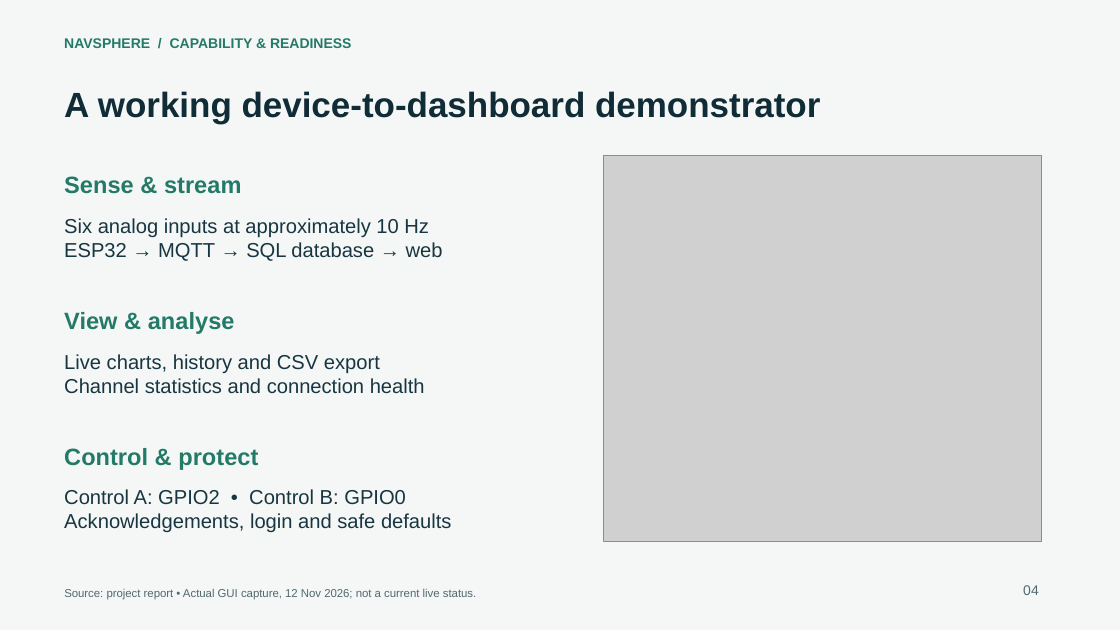
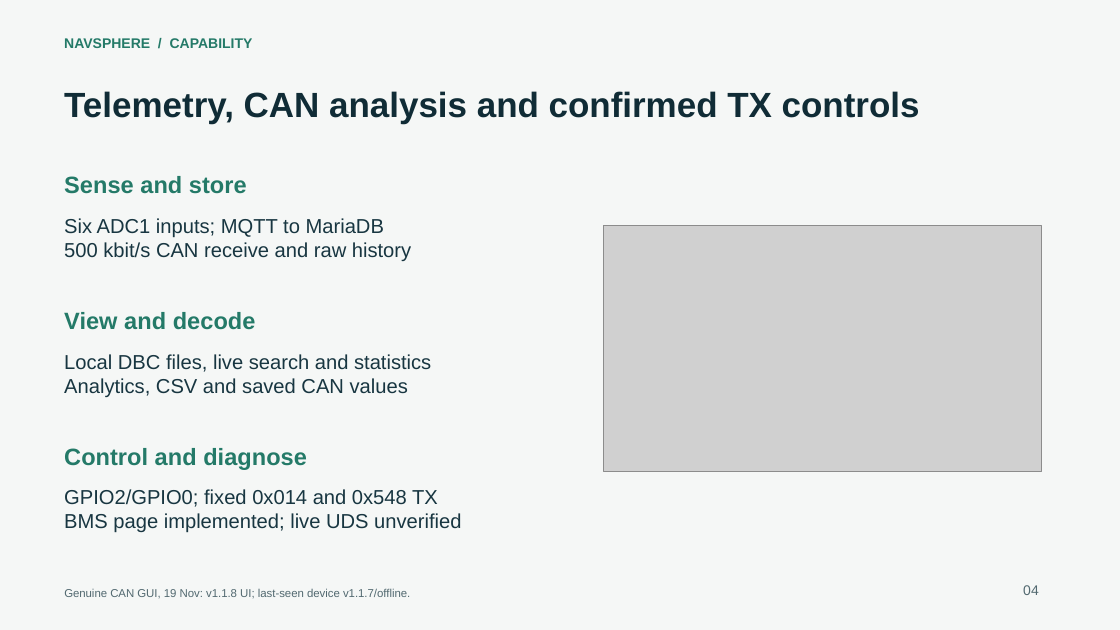
Before and after one commit to Charanmakkar/esp32_telematics-compelete_solution, a slide deck: slide 4 of output/reports/NavSphere_Stakeholder_Presentation.pptx. Drawn at 1120x630 pixels with LibreOffice and Linux fonts; fonts in the diff are those of the drawing; grey boxes stand for pictures. Boxes give left, top, right and bottom in pixels: in the first picture for what was removed or moved away, otherwise in the second. Text is boxed around its words. In the diff, an @@ line names an element or a change of style, - is before the commit and + after.

Commit message:
Refresh all project documentation and offline reports for v1.1.8
Document CAN transmission operation, wiring, storage, API contracts, deployment and pending hardware acceptance. Refresh OpenAPI, SQL schema reference, PDF guides, AI effort report, stakeholder slides and offline package. Preserve historical evidence and record documentation coverage and validation.

```diff
--- a/output/reports/NavSphere_Stakeholder_Presentation.pptx
+++ b/output/reports/NavSphere_Stakeholder_Presentation.pptx
@@ text at (64, 38, 253, 48): text changed @@
-NAVSPHERE / CAPABILITY & READINESS
+NAVSPHERE / CAPABILITY
@@ text at (64, 91, 920, 124): text changed @@
-A working device-to-dashboard demonstrator
+Telemetry, CAN analysis and confirmed TX controls
@@ text at (64, 176, 247, 194): text changed @@
-Sense & stream
+Sense and store
@@ text at (64, 218, 411, 261): text changed @@
-Six analog inputs at approximately 10 Hz
-ESP32 → MQTT → SQL database → web
+Six ADC1 inputs; MQTT to MariaDB
+500 kbit/s CAN receive and raw history
@@ picture: place and size @@
-picture at (604, 155, 1042, 541)
+picture at (604, 226, 1042, 472)
@@ text at (64, 312, 256, 330): text changed @@
-View & analyse
+View and decode
@@ text at (64, 354, 431, 397): text changed @@
-Live charts, history and CSV export
-Channel statistics and connection health
+Local DBC files, live search and statistics
+Analytics, CSV and saved CAN values
@@ text at (64, 448, 307, 470): text changed @@
-Control & protect
+Control and diagnose
@@ text at (64, 489, 461, 533): text changed @@
-Control A: GPIO2 • Control B: GPIO0
-Acknowledgements, login and safe defaults
+GPIO2/GPIO0; fixed 0x014 and 0x548 TX
+BMS page implemented; live UDS unverified
@@ text at (64, 588, 410, 598): text changed @@
-Source: project report • Actual GUI capture, 12 Nov 2026; not a current live status.
+Genuine CAN GUI, 19 Nov: v1.1.8 UI; last-seen device v1.1.7/offline.
```
Also in this commit, not shown: 3 other slides changed, 1 slide added, 1 slide removed, 47 other files.
